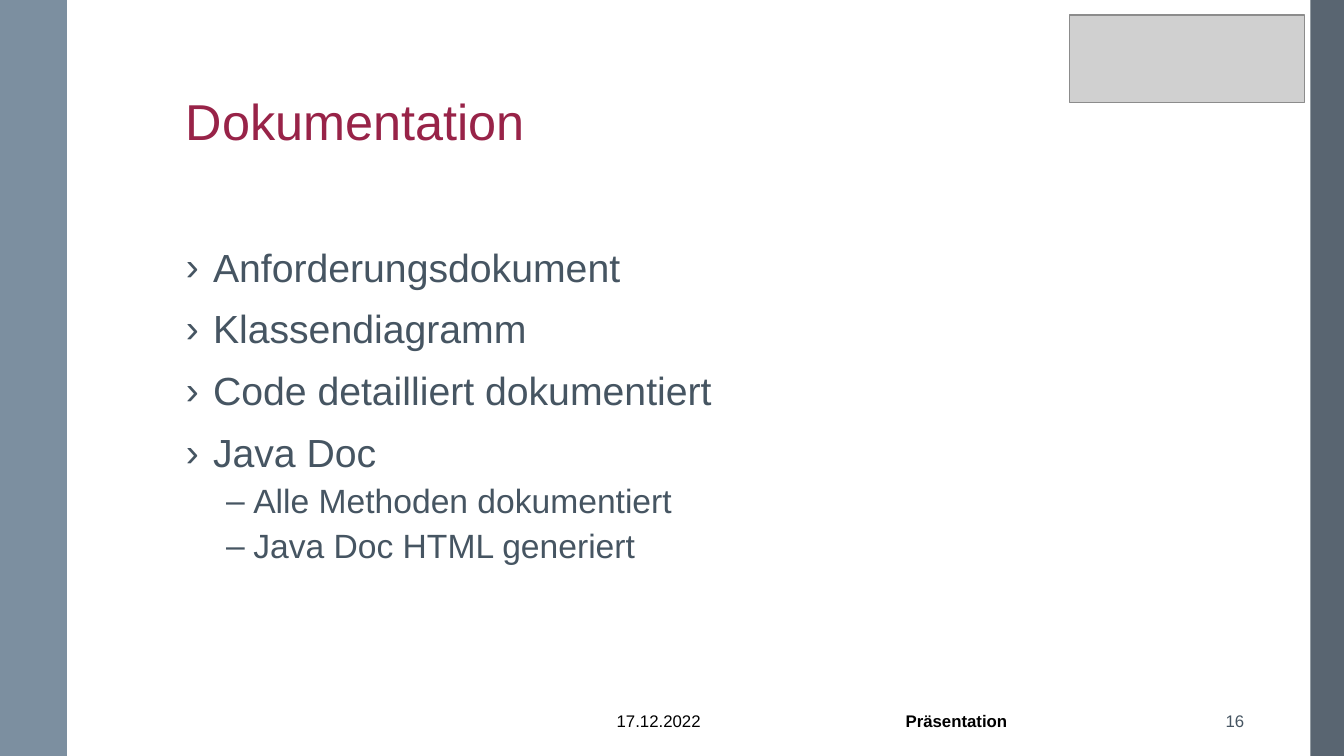
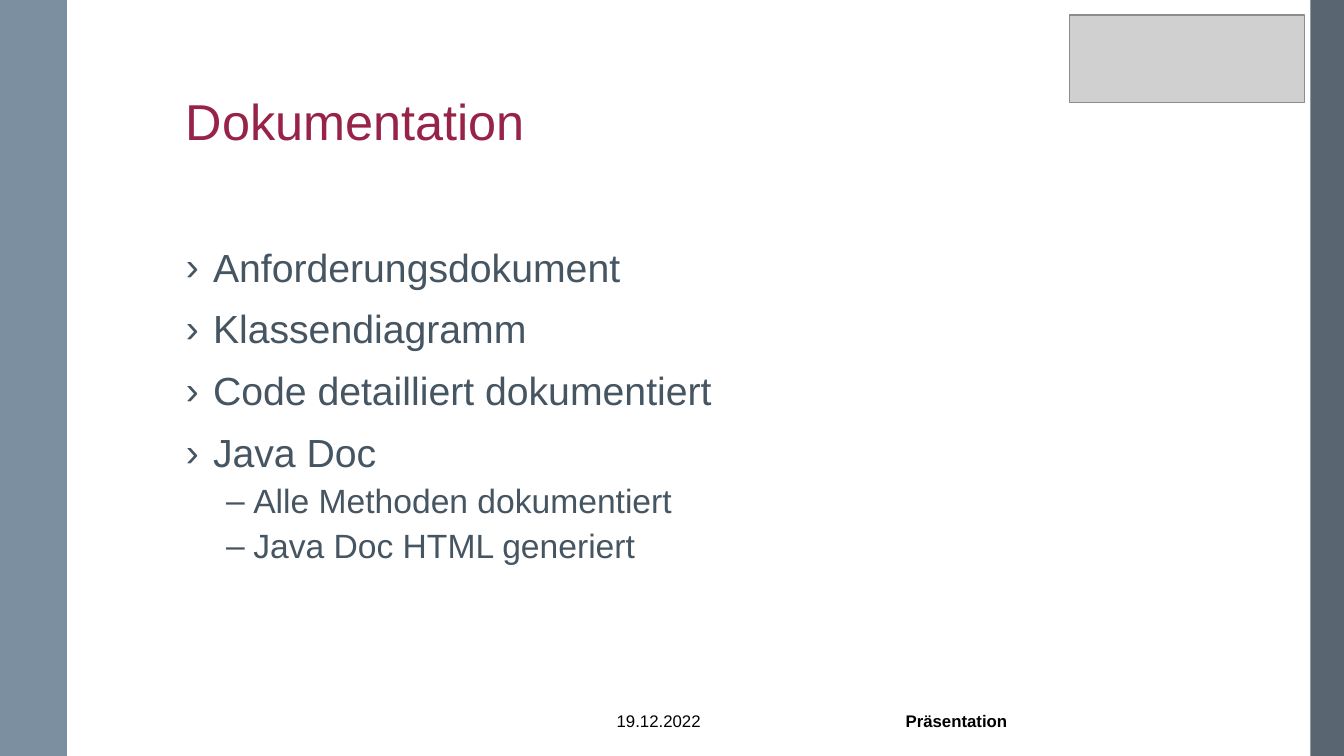
Before and after one commit to MightyModerator/donttouchthewall, a slide deck: slide 16 of documents/Präsentation-G2.pptx. Drawn at 1344x756 pixels with LibreOffice and Linux fonts; fonts in the diff are those of the drawing; grey boxes stand for pictures; background and template pictures are left out. Boxes give left, top, right and bottom in pixels: in the first picture for what was removed or moved away, otherwise in the second. Text is boxed around its words. In the diff, an @@ line names an element or a change of style, - is before the commit and + after.

```diff
--- a/documents/Präsentation-G2.pptx
+++ b/documents/Präsentation-G2.pptx
@@ text at [617, 715, 701, 727]: text changed @@
-17.12.2022
+19.12.2022
@@ page number removed at [1226, 715, 1245, 727] @@
-16
```
Also in this commit, not shown: 14 other slides changed, 3 slides added, 3 slides removed, 16 other files.
